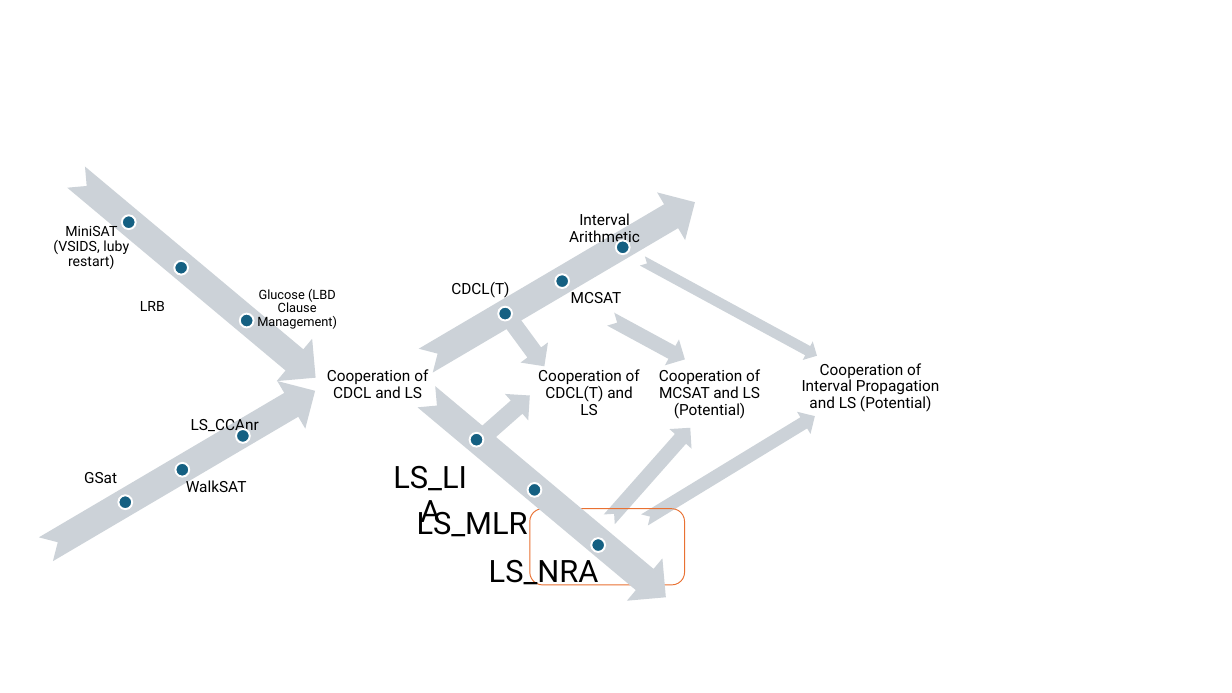
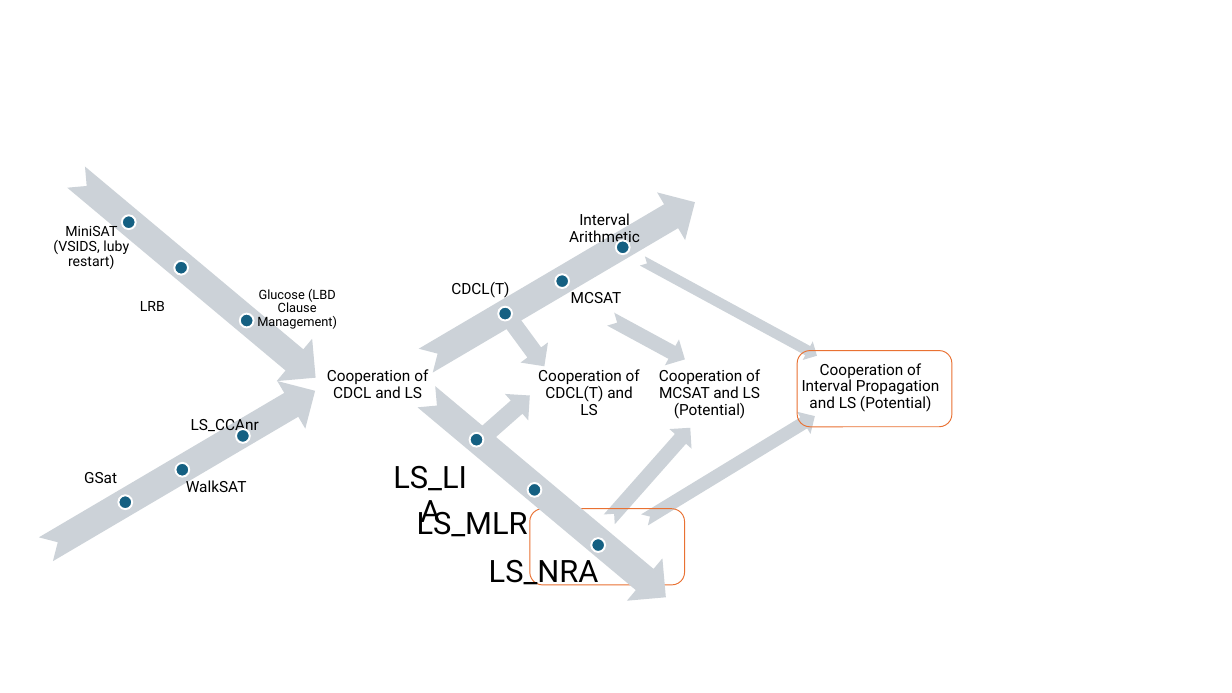
Before and after one commit to yogurt-shadow/Master_Thesis, a slide deck: slide 2 of draw.pptx. Drawn at 1232x693 pixels with LibreOffice and Linux fonts; fonts in the diff are those of the drawing. Boxes give left, top, right and bottom in pixels: in the first picture for what was removed or moved away, otherwise in the second. Text is boxed around its words. In the diff, an @@ line names an element or a change of style, - is before the commit and + after.

```diff
--- a/draw.pptx
+++ b/draw.pptx
@@ rounded rectangle added at <box>798,350,953,426</box>, outline #E97132 0.75 pt @@
```
Also in this commit, not shown: 5 other files.
